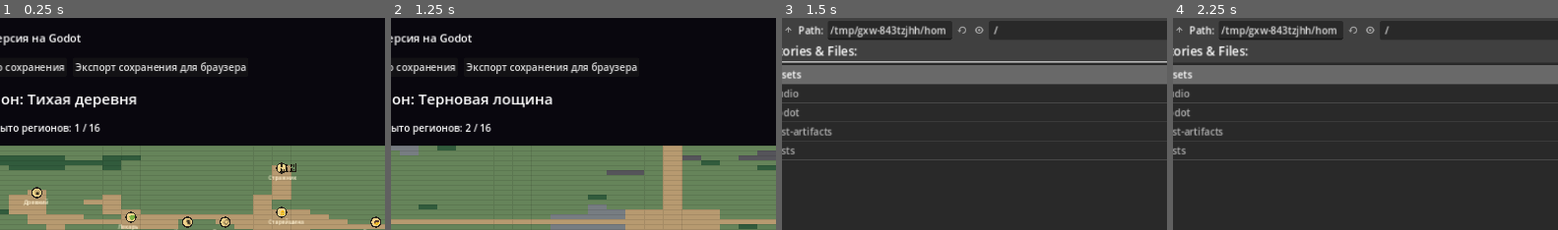
Above: before the commit, frames 1-4 (left to right).
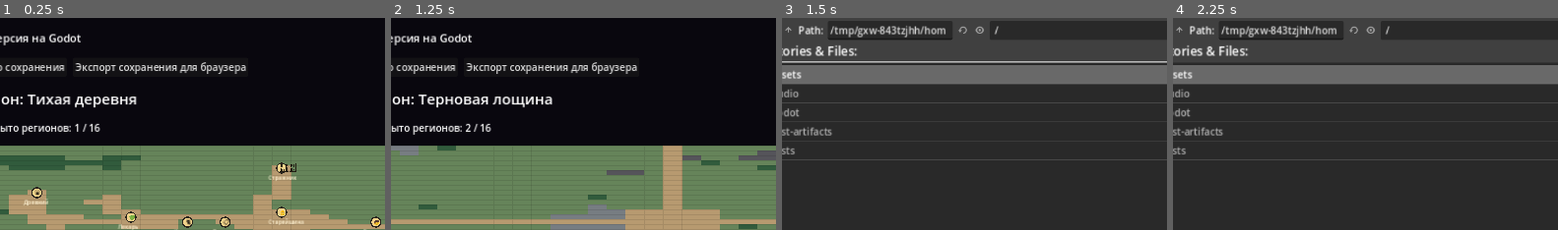
Above: after the commit, the same moments.

Repository: igor74r/magic-rpg-godot
Game: Godot game, scene res://godot/scenes/main.tscn
Two runs of this game, one before a commit and one after it. Both use one fixed random seed, a clock stepped at 60 frames per second and the inputs below.
Inputs (mouse positions are % of the whole screen's width and height, from its top left):
- Up to frame 1 (0.25 s): no input
- Up to frame 2 (1.25 s): click "Терновая лощина" at 0.5 s
- Up to frame 3 (1.5 s): click "Импорт браузерного сохранения" at 1.25 s
- Up to frame 4 (2.25 s): click (30, 64) at 2.02 s; type "12" at 2.1 s
The pictures show only the part of the screen within x 14-64%, y 9-59%; the shares and areas given below are measured in that part.

Frames 1-2 are identical in both runs. In frame 3, less than 0.1% of the frame differs, in the area x 43-57%, y 3-11%; in frame 4, less than 0.1%.

Commit message:
fix(campaign): initialize missing story shard dictionary

Diff:
--- a/godot/scripts/world_campaign_engine.gd
+++ b/godot/scripts/world_campaign_engine.gd
@@ -117,7 +117,7 @@
 static func record_shard(hero: Dictionary, shard_id: String) -> bool:
 	if not ["flame", "ice", "blood"].has(shard_id):
 		return false
-	if not hero.get("storyShards", {}) is Dictionary:
+	if not hero.has("storyShards") or not hero.get("storyShards") is Dictionary:
 		hero["storyShards"] = {}
 	var shards: Dictionary = hero["storyShards"]
 	shards[shard_id] = true
